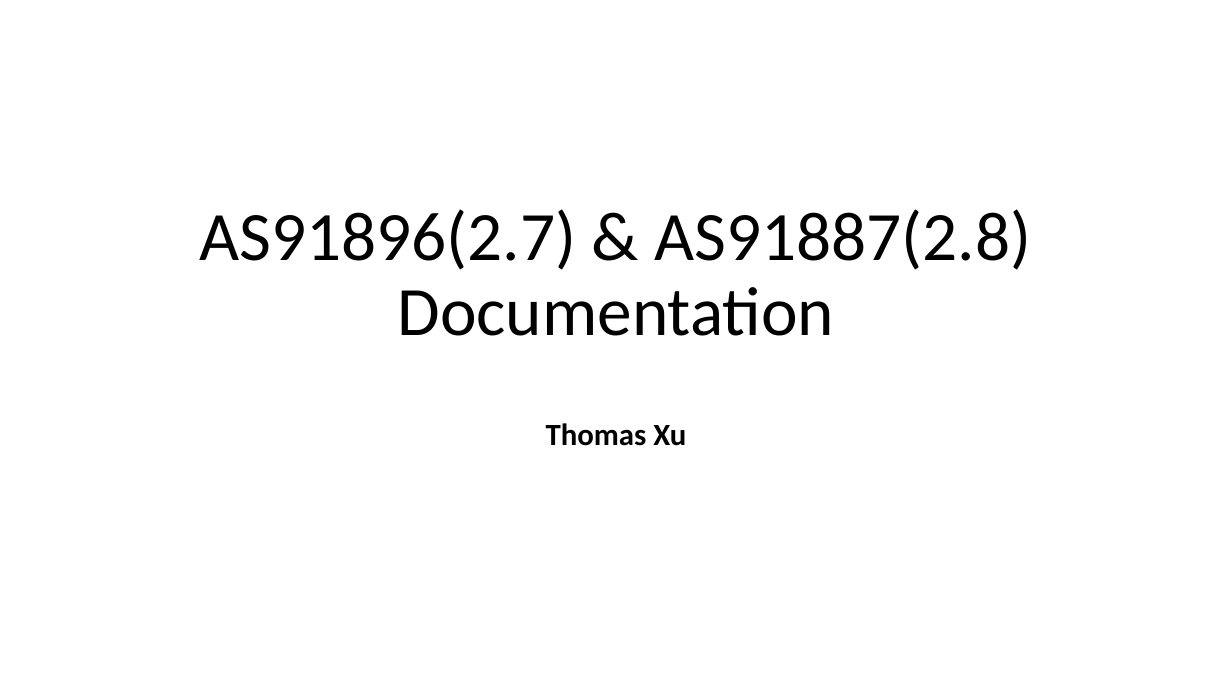
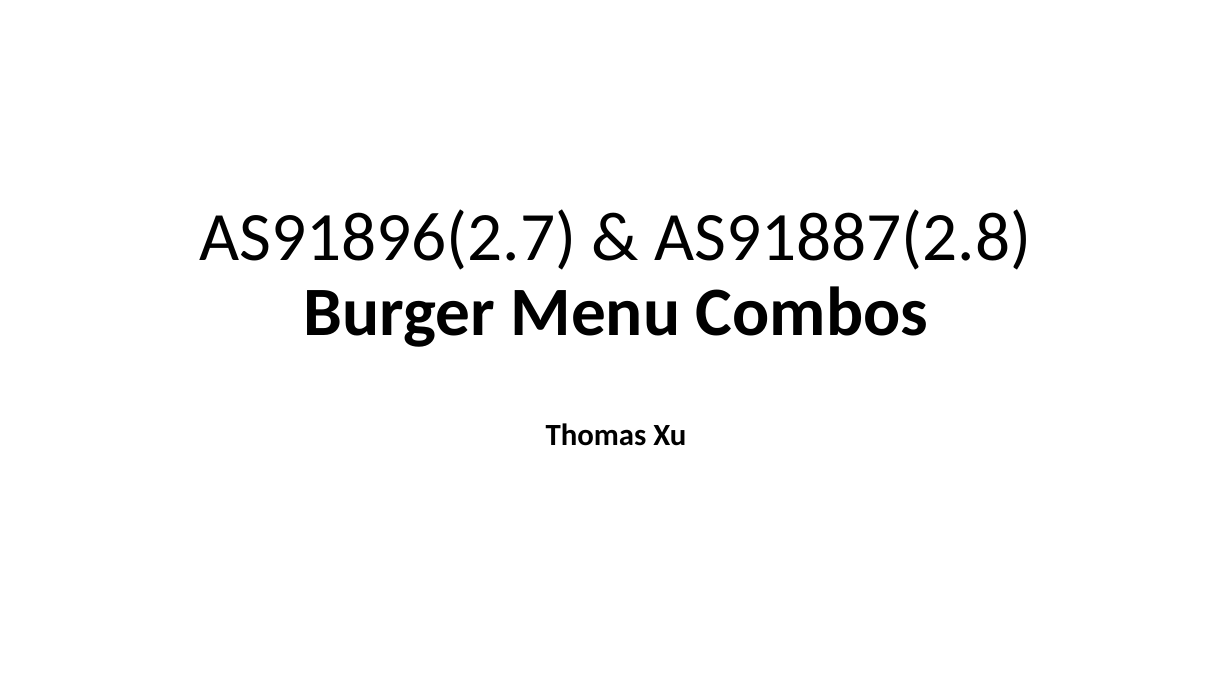
Before and after one commit to mgsthomasxu/pre-assessment, a slide deck: slide 1 of 2.7 and 2.8 Documentation Template .pptx. Drawn at 1232x693 pixels with LibreOffice and Linux fonts; fonts in the diff are those of the drawing. Boxes give left, top, right and bottom in pixels: in the first picture for what was removed or moved away, otherwise in the second. Text is boxed around its words. In the diff, an @@ line names an element or a change of style, - is before the commit and + after.

```diff
--- a/2.7 and 2.8 Documentation Template .pptx
+++ b/2.7 and 2.8 Documentation Template .pptx
@@ title at bbox=[199, 209, 1032, 347]: text changed @@
-AS91896(2.7) & AS91887(2.8) Documentation
+AS91896(2.7) & AS91887(2.8)
+Burger Menu Combos
```
Also in this commit, not shown: 1 other slide changed.
